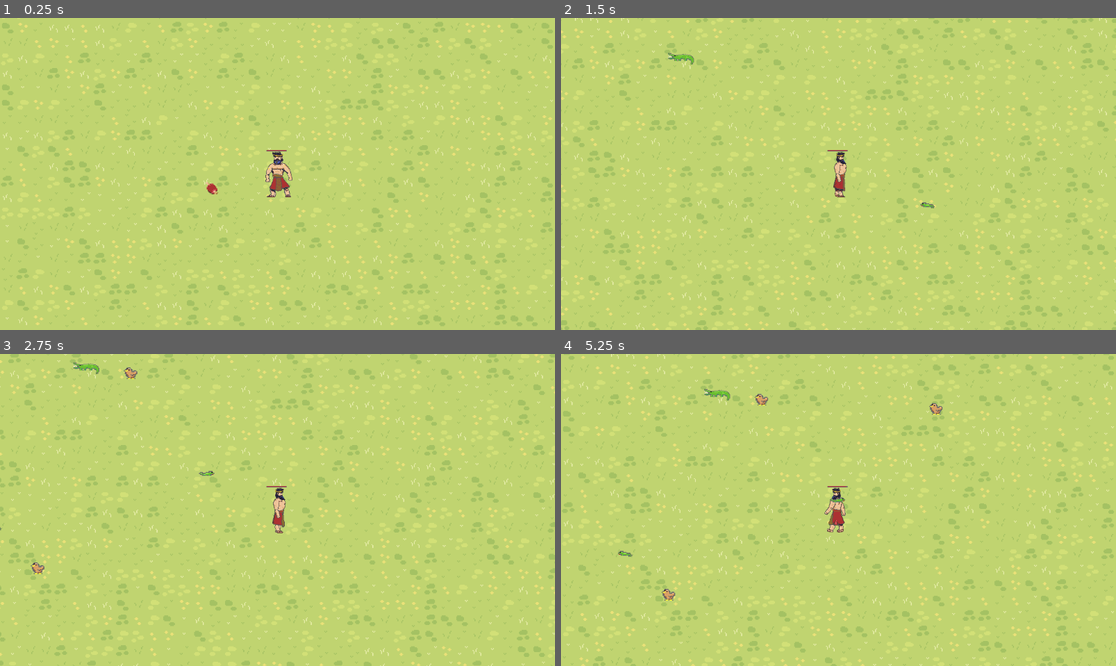
Above: before the commit, frames 1-4 (two rows, left to right).
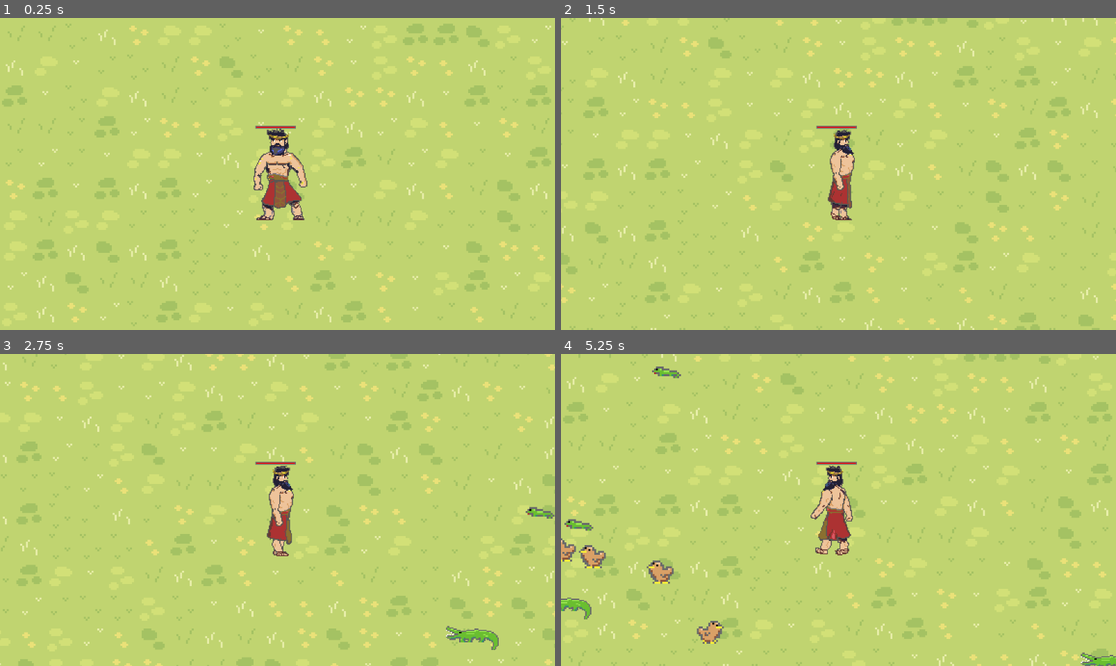
Above: after the commit, the same moments.

Repository: ivnkwok/Meat-your-maker
Game: Godot game, scene res://main.tscn
Two runs of this game, one before a commit and one after it. Both use one fixed random seed, a clock stepped at 60 frames per second and the inputs below.
Inputs:
- Up to frame 1 (0.25 s): no input
- Up to frame 2 (1.5 s): hold Right (ui_right) 0.53-1.28 s; hold Down (ui_down) from 1.28 s (still down)
- Up to frame 3 (2.75 s): release Down (ui_down) at 2.03 s; hold Right (ui_right) from 2.03 s (still down)
- Up to frame 4 (5.25 s): release Right (ui_right) at 2.78 s; hold Up (ui_up) 2.78-3.53 s; hold Left (ui_left) 3.53-5.03 s; hold Down (ui_down) from 5.03 s (still down)

The runs differ from the first frame. In frame 1, 13% of the frame differs, in the area x 0-100%, y 0-100%; in frame 2, 12%; in frame 3, 13%; in frame 4, 14%.

Commit message:
Revert "bob"

Diff:
--- a/meat-your-maker/main.tscn
+++ b/meat-your-maker/main.tscn
@@ -1,12 +1,8 @@
-[gd_scene load_steps=14 format=4 uid="uid://br37r2e4mylan"]
+[gd_scene load_steps=8 format=4 uid="uid://br37r2e4mylan"]
 
 [ext_resource type="Script" path="res://scripts/main.gd" id="1_6bnt4"]
 [ext_resource type="Texture2D" uid="uid://btwnl8cxj1ky3" path="res://sprites/Grass.png" id="1_jxa22"]
 [ext_resource type="PackedScene" uid="uid://c2aplf2yc68u8" path="res://player.tscn" id="2_tyexb"]
-[ext_resource type="Script" path="res://scripts/quitButton.gd" id="4_1sn1l"]
-[ext_resource type="Script" path="res://scripts/death_screen.gd" id="4_ola1x"]
-[ext_resource type="Script" path="res://scripts/restartButton.gd" id="5_hq716"]
-[ext_resource type="PackedScene" uid="uid://cl7y2o5h5ider" path="res://meat.tscn" id="7_oll8b"]
 
 [sub_resource type="TileSetAtlasSource" id="TileSetAtlasSource_184ij"]
 texture = ExtResource("1_jxa22")
@@ -86,17 +82,10 @@
 sources/0 = SubResource("TileSetAtlasSource_184ij")
 
 [sub_resource type="CircleShape2D" id="CircleShape2D_7in1g"]
-radius = 335.531
+radius = 350.0
 
 [sub_resource type="CircleShape2D" id="CircleShape2D_eisom"]
 radius = 125.0
-
-[sub_resource type="RectangleShape2D" id="RectangleShape2D_bepol"]
-size = Vector2(116.607, 106.36)
-
-[sub_resource type="RectangleShape2D" id="RectangleShape2D_au3yr"]
-custom_solver_bias = 1.0
-size = Vector2(1800, 1800)
 
 [node name="main" type="Node2D"]
 scale = Vector2(100, 100)
@@ -119,7 +108,7 @@
 
 [node name="Camera2D" type="Camera2D" parent="Player"]
 scale = Vector2(0.011025, 0.011025)
-zoom = Vector2(0.02, 0.02)
+zoom = Vector2(0.04, 0.04)
 
 [node name="SpawnRadius" type="Area2D" parent="Player"]
 collision_layer = 0
@@ -135,65 +124,27 @@
 [node name="CollisionShape2D" type="CollisionShape2D" parent="Player/AntispawnRadius"]
 shape = SubResource("CircleShape2D_eisom")
 
-[node name="DeathScreen" type="Control" parent="Player"]
-layout_mode = 3
-anchors_preset = 0
-offset_right = 40.0
-offset_bottom = 40.0
-script = ExtResource("4_ola1x")
-
-[node name="RichTextLabel" type="RichTextLabel" parent="Player/DeathScreen"]
-layout_mode = 0
-offset_left = -32.26
-offset_top = -73.13
-offset_right = 83.74
-offset_bottom = -31.13
-text = "You died!"
-
-[node name="QuitButton" type="Button" parent="Player/DeathScreen"]
-layout_mode = 0
-offset_left = -20.0
-offset_top = 65.0
-offset_right = 22.0
-offset_bottom = 96.0
-text = "Quit"
-script = ExtResource("4_1sn1l")
-
-[node name="Restart" type="Button" parent="Player/DeathScreen"]
-layout_mode = 0
-offset_left = -32.69
-offset_top = 19.95
-offset_right = 32.31
-offset_bottom = 50.95
-text = "Restart"
-script = ExtResource("5_hq716")
-
 [node name="Timer" type="Timer" parent="."]
-wait_time = 0.5
+wait_time = 0.1
 autostart = true
 
 [node name="ShopZone" type="Area2D" parent="."]
-visible = false
 collision_layer = 512
 collision_mask = 0
 
-[node name="CollisionShape2D" type="CollisionShape2D" parent="ShopZone"]
-shape = SubResource("RectangleShape2D_bepol")
-debug_color = Color(0, 0.648099, 0.191628, 0.42)
+[node name="CollisionShape2D" type="CollisionPolygon2D" parent="ShopZone"]
+polygon = PackedVector2Array(-50, -50, 50, -50, 50, 50, -50, 50)
 
 [node name="Zone1" type="Area2D" parent="."]
 visible = false
 
-[node name="CollisionShape2D" type="CollisionShape2D" parent="Zone1"]
-shape = SubResource("RectangleShape2D_au3yr")
+[node name="CollisionShape2D" type="CollisionPolygon2D" parent="Zone1"]
+polygon = PackedVector2Array(-450, -450, 450, -450, 450, 450, -450, 450)
 
 [node name="Zone2" type="Area2D" parent="."]
 visible = false
 
-[node name="CollisionShape2D" type="CollisionShape2D" parent="Zone2"]
-shape = SubResource("RectangleShape2D_au3yr")
-
-[node name="meatSprite" parent="." instance=ExtResource("7_oll8b")]
-position = Vector2(-78.53, 16.31)
+[node name="CollisionShape2D" type="CollisionPolygon2D" parent="Zone2"]
+polygon = PackedVector2Array(-900, -900, 900, -900, 900, 900, -900, 900)
 
 [connection signal="timeout" from="Timer" to="." method="_on_timer_timeout"]
--- a/meat-your-maker/meat.tscn
+++ /dev/null
@@ -1,10 +0,0 @@
-[gd_scene load_steps=3 format=3 uid="uid://cl7y2o5h5ider"]
-
-[ext_resource type="Texture2D" uid="uid://caqnvmrutj8ip" path="res://sprites/meats.png" id="1_vebiv"]
-[ext_resource type="Script" path="res://scripts/meat_sprite.gd" id="2_inuqc"]
-
-[node name="meatSprite" type="Sprite2D"]
-texture = ExtResource("1_vebiv")
-region_enabled = true
-region_rect = Rect2(0, 0, 16, 16)
-script = ExtResource("2_inuqc")
--- a/meat-your-maker/project.godot
+++ b/meat-your-maker/project.godot
@@ -67,3 +67,4 @@
 [rendering]
 
 textures/canvas_textures/default_texture_filter=0
+textures/default_filters/use_nearest_mipmap_filter=true
--- a/meat-your-maker/scripts/chicken.gd
+++ b/meat-your-maker/scripts/chicken.gd
@@ -1,4 +1,4 @@
 extends enemy
 
-func _init() -> void:
+func _ready():
 	enemyName = "chicken"
--- a/meat-your-maker/scripts/cow.gd
+++ b/meat-your-maker/scripts/cow.gd
@@ -1,4 +1,4 @@
 extends enemy
 
-func _init() -> void:
+func _ready():
 	enemyName = "cow"
--- a/meat-your-maker/scripts/crocodile.gd
+++ b/meat-your-maker/scripts/crocodile.gd
@@ -1,4 +1,4 @@
 extends enemy
 
-func _init() -> void:
+func _ready():
 	enemyName = "crocodile"
--- a/meat-your-maker/scripts/enemy_template.gd
+++ b/meat-your-maker/scripts/enemy_template.gd
@@ -3,9 +3,8 @@
 class_name enemy
 
 var state = IDLE
-var currentHP = 0
 @onready var sprite = $AnimatedSprite2D
-@export var enemyName: String = ""
+@export var enemyName: String = "cow"
 
 enum {
 	IDLE,
@@ -14,34 +13,26 @@
 
 # Called when the node enters the scene tree for the first time.
 func _ready() -> void:
-	currentHP = Global.enemyData[enemyName]["MaxHP"]
-
-
 	pass # Replace with function body.
 
 
 # Called every frame. 'delta' is the elapsed time since the previous frame.
 func _process(delta: float) -> void:
-	print(position)
-	if(currentHP>0):
-		match state:
-			IDLE:
-				sprite.play("idle")
-				pass
-			ACTIVE:
-				sprite.play("active")
-				if (Global.playerPos.x > global_position.x):
-					$AnimatedSprite2D.flip_h = true
-				else:
-					$AnimatedSprite2D.flip_h = false
-				global_position.x = move_toward(position.x, Global.playerPos.x, Global.enemyData[enemyName]["SPD"])
-				global_position.y = move_toward(position.y, Global.playerPos.y, Global.enemyData[enemyName]["SPD"])
+	match state:
+		IDLE:
+			sprite.play("idle")
+			pass
+		ACTIVE:
+			sprite.play("active")
+			if (Global.playerPos.x > global_position.x):
+				$AnimatedSprite2D.flip_h = true
+			else:
+				$AnimatedSprite2D.flip_h = false
+			global_position.x = move_toward(global_position.x, Global.playerPos.x, Global.enemyData[enemyName]["SPD"])
+			global_position.y = move_toward(global_position.y, Global.playerPos.y, Global.enemyData[enemyName]["SPD"])
 
-		if (global_position.distance_to(Global.playerPos) > 350*100):
-			Global.mobCount-=1
-			queue_free()
-	else: #dead
-		spawn_meat(global_position)
+	if (global_position.distance_to(Global.playerPos) > 350*100):
+		queue_free()
 
 func _on_area_2d_body_entered(body: Node2D) -> void:
 	state = ACTIVE
@@ -51,12 +42,3 @@
 func _on_area_2d_body_exited(body: Node2D) -> void:
 	state = IDLE
 	pass # Replace with function body.
-
-func spawn_meat(position: Vector2) -> void:
-	var meat_scene = load("res://meat.tscn")
-	var meat = meat_scene.instantiate()
-	meat.position = position/100
-	print("spawned meat at:", meat.position)
-	get_parent().add_child(meat)
-	Global.mobCount-=1
-	queue_free()
--- a/meat-your-maker/scripts/global.gd
+++ b/meat-your-maker/scripts/global.gd
@@ -2,8 +2,6 @@
 
 var playerPos = Vector2(0,0)
 var playerMaxHP = 100.0
-var mobCount = 0
-var maxMobs = 10
 var enemyData = {
 	"cow":{"MaxHP":5, "ATK":1, "DEF": 0, "SPD":10},
 	"chicken":{"MaxHP":3, "ATK":1, "DEF": 0, "SPD":10},
--- a/meat-your-maker/scripts/lizard.gd
+++ b/meat-your-maker/scripts/lizard.gd
@@ -1,4 +1,4 @@
 extends enemy
 
-func _init() -> void:
+func _ready():
 	enemyName = "lizard"
--- a/meat-your-maker/scripts/main.gd
+++ b/meat-your-maker/scripts/main.gd
@@ -2,34 +2,49 @@
 
 @onready var spawnRadius = $Player/SpawnRadius/CollisionShape2D.shape.radius * 100
 @onready var noSpawnRadius = $Player/AntispawnRadius/CollisionShape2D.shape.radius * 100
-var maxMobs = Global.maxMobs
+@onready var shopArea = $ShopZone/CollisionShape2D
+@onready var zone1Area = $Zone1/CollisionShape2D
+@onready var zone2Area = $Zone2/CollisionShape2D
+
+enum {
+	shop,
+	zone1,
+	zone2,
+	zone3
+}
+
 # Called when the node enters the scene tree for the first time.
 func _ready() -> void:
 	pass # Replace with function body.
 
-
 # Called every frame. 'delta' is the elapsed time since the previous frame.
 func _process(delta: float) -> void:
+
 	pass
 
-
 func _on_timer_timeout() -> void:
-	if(Global.mobCount<=maxMobs):
-		zone1spawn()
-		Global.mobCount+=1
+	trySpawn()
 	pass # Replace with function body.
 
-func zone1spawn() -> void:
-	var shop = $ShopZone/CollisionShape2D
-	var zone1 = $Zone1/CollisionShape2D
-	var zone2 = $Zone2/CollisionShape2D
+func trySpawn() -> void:
 	var angle = randf() * 2 * PI
 	var r = randi_range(noSpawnRadius, spawnRadius)
+	var x = (Global.playerPos.x + r * cos(angle))/100
+	var y = (Global.playerPos.y + r * sin(angle))/100
+	var pos = Vector2(x,y)
 
+
+	if (Geometry2D.is_point_in_polygon(pos, shopArea.polygon)):
+		trySpawn()
+		return
+	elif (Geometry2D.is_point_in_polygon(pos, zone1Area.polygon)):
+		zone1spawn(pos)
+	elif (Geometry2D.is_point_in_polygon(pos, zone2Area.polygon)):
+		pass
+
+func zone1spawn(pos: Vector2) -> void:
 	var spawnerScene = load("res://zone_1_spawner.tscn")
 	var spawner = spawnerScene.instantiate()
-	var x = (Global.playerPos.x + r * cos(angle))/100
-	var y = (Global.playerPos.y + r * sin(angle))/100
-	spawner.position = Vector2(x,y)
-	print(spawner.position)
+
+	spawner.global_position = pos
 	add_child(spawner)
--- a/meat-your-maker/scripts/meat_sprite.gd
+++ /dev/null
@@ -1,35 +0,0 @@
-extends Sprite2D
-
-var frames = texture.get_width() / region_rect.size.x
-#var player_node = Node == null
-var position_offset = 0 #to make sure we know the center of the random sprite
-var movespeed = 10
-var reach = 4000
-var player_distance = 9999 #or the meat would instantly fly towards player
-
-# Called when the node enters the scene tree for the first time.
-func _ready() -> void:
-	#get a random meat sprite
-	#player_node = get_tree().current_scene.get_node("Player")
-	var random_index = randi_range(0, frames-1)
-	region_rect.position.x = random_index * region_rect.size.x
-	#position_offset = Vector2(region_rect.position.x + 8, 8)
-
-	pass # Replace with function body.
-
-
-# Called every frame. 'delta' is the elapsed time since the previous frame.
-func _process(delta: float) -> void:
-	#if player_node:
-		#if(player_node.position.x != 1 && player_node.position.y != 1): #checking if meat should fly at player
-
-	player_distance = Vector2(Global.playerPos.x, Global.playerPos.y).distance_to(position)
-	#print("meat distance from player:",player_distance)
-
-	if(abs(player_distance) < reach): #meat flying at player
-		position = position.move_toward(Global.playerPos, movespeed*delta)
-		movespeed += 5
-	if(abs(player_distance) < 5): #meat obtained
-		print("collected meat")
-		queue_free()
-	pass
--- a/meat-your-maker/scripts/player.gd
+++ b/meat-your-maker/scripts/player.gd
@@ -15,16 +15,17 @@
 
 	#update position
 	var direction = Input.get_vector("ui_left", "ui_right", "ui_up", "ui_down").normalized()
-	position += direction * delta * 50
-	Global.playerPos = position
+	global_position += direction * delta * 5000
+	Global.playerPos = global_position
 
 	#animation/turning
+	print(direction)
 	if (direction == Vector2(0,0)):
 		sprite.play("idle")
-	if (direction.x < 0):
+	if (direction.x < 0 && sprite.flip_h == true):
 		sprite.play("active")
 		sprite.set_flip_h(false)
-	if (direction.x > 0):
+	if (direction.x > 0 && sprite.flip_h == false):
 		sprite.play("active")
 		sprite.set_flip_h(true)
 	if (direction.y != 0):
Renamed: meat-your-maker/scripts/death_screen.gd -> meat-your-maker/death_screen.gd
Renamed: meat-your-maker/scripts/quitButton.gd -> meat-your-maker/quitButton.gd
Renamed: meat-your-maker/scripts/restartButton.gd -> meat-your-maker/restartButton.gd
Binary file removed: meat-your-maker/sprites/meats.png
Not shown, removed: meat-your-maker/sprites/meats.png.import
